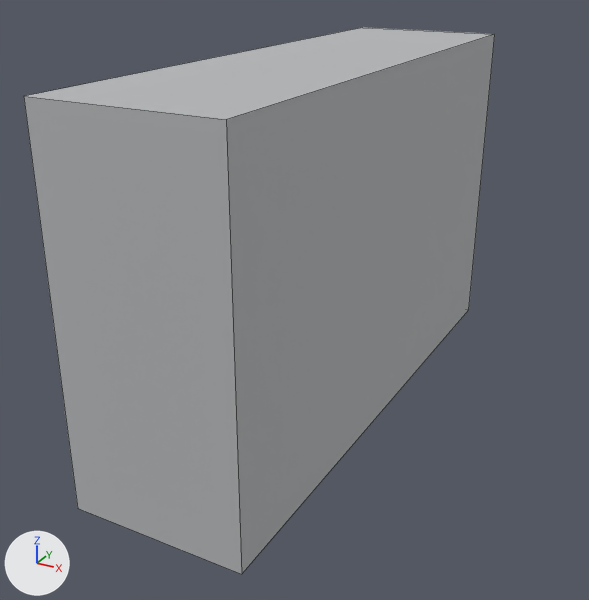
The OBJ model assets/models/equipment/cobretty_cr1_vector/LOD2/cr1_service_module.obj: old version first, new version second.
One viewpoint serves both versions: a 50 mm camera at (3.7, -5.53, 1.01) aimed at (2.37, -3.13, -0.19). The axes (+X, +Y, +Z) are drawn at lower left. The lights are the same throughout. The picture after the commit comes second. Mesh edges are drawn as thin lines. Where no turn or scale is listed for an object, it has been applied to the vertices. Vertices at exactly the same position are counted once.

Script lines for the objects in view, before the commit:
```python
me_cr1_service_module = bpy.data.meshes.new('cr1_service_module')
me_cr1_service_module.from_pydata(...)  # a box spanning x 2.06..2.68, y -4.0..-1.9, z -0.65..0.65, material slot 1; a box spanning x 2.0..2.2, y -3.9..-2.0, z -0.55..0.55, material slot 0
me_cr1_service_module.materials.append(mat_eq_metal_graphite)  # grey #9ea2a6
me_cr1_service_module.materials.append(mat_eq_metal_panel)  # grey #b6b8ba
ob_cr1_service_module = bpy.data.objects.new('cr1_service_module', me_cr1_service_module)
ob_cr1_service_module.location = (0.0, 0.0, 0.0)
```
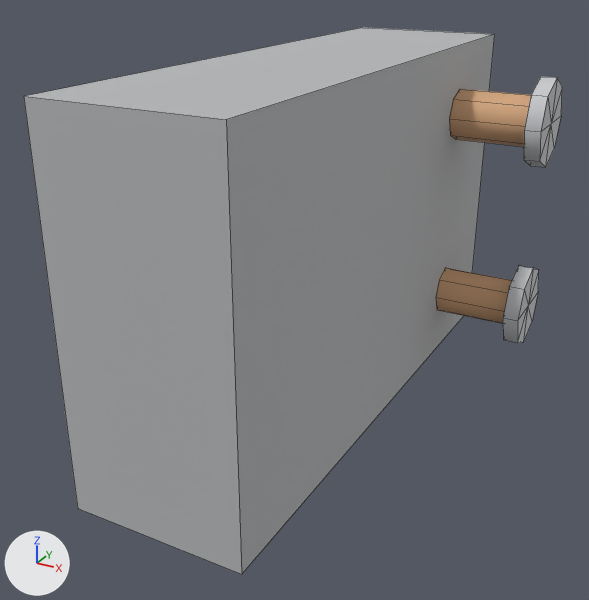
What differs and where, as boxes (x1, y1, x2, y2) in the pictures (589 x 600 px):
'cr1_service_module', reshaped (14% wider): before (24, 27, 495, 574); after (24, 27, 562, 574)
part 1 of me_cr1_service_module, added: after (436, 265, 539, 343)
part 2 of me_cr1_service_module, added: after (449, 77, 562, 167)

Diff of the bpy script that builds the scene:
```diff
--- a/assets/models/equipment/cobretty_cr1_vector/LOD2/cr1_service_module.obj.py
+++ b/assets/models/equipment/cobretty_cr1_vector/LOD2/cr1_service_module.obj.py
@@ mat_eq_steel @@
+mat_eq_steel = principled_material('eq_steel')
+mat_eq_steel.base_color = (0.58, 0.59, 0.61)  # light grey #c8cacd
+mat_eq_steel.roughness = 0.654
@@ mat_eq_copper @@
+mat_eq_copper = principled_material('eq_copper')
+mat_eq_copper.base_color = (0.66, 0.38, 0.2)  # beige #d4a67c
+mat_eq_copper.roughness = 0.7
@@ me_cr1_service_module @@
 # used by ob_cr1_service_module; location = (0.0, 0.0, 0.0)
-me_cr1_service_module.from_pydata(...)  # 16 vertices, 12 faces; spans x 2.0..2.68, y -4.0..-1.9, z -0.65..0.65
+me_cr1_service_module.from_pydata(...)  # 86 vertices, 108 faces; spans x 2.0..3.05, y -4.0..-1.9, z -0.65..0.65
+# me_cr1_service_module part 1: a new loose piece of 35 vertices spanning x 2.68..3.05, y -2.5..-2.16, z -0.55..-0.21
+# me_cr1_service_module part 2: a new loose piece of 35 vertices spanning x 2.68..3.05, y -2.5..-2.16, z 0.21..0.55
 me_cr1_service_module.materials.append(mat_eq_metal_graphite)
 me_cr1_service_module.materials.append(mat_eq_metal_panel)
+me_cr1_service_module.materials.append(mat_eq_copper)  # beige #d4a67c
+me_cr1_service_module.materials.append(mat_eq_steel)  # light grey #c8cacd
```
